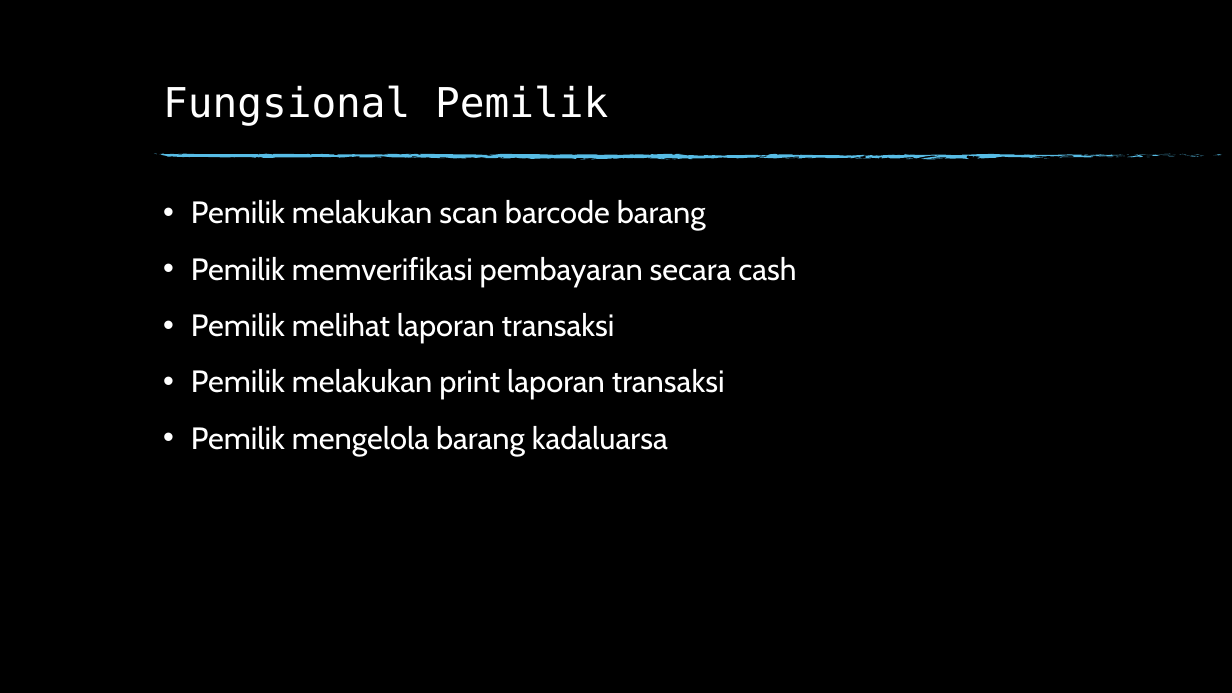
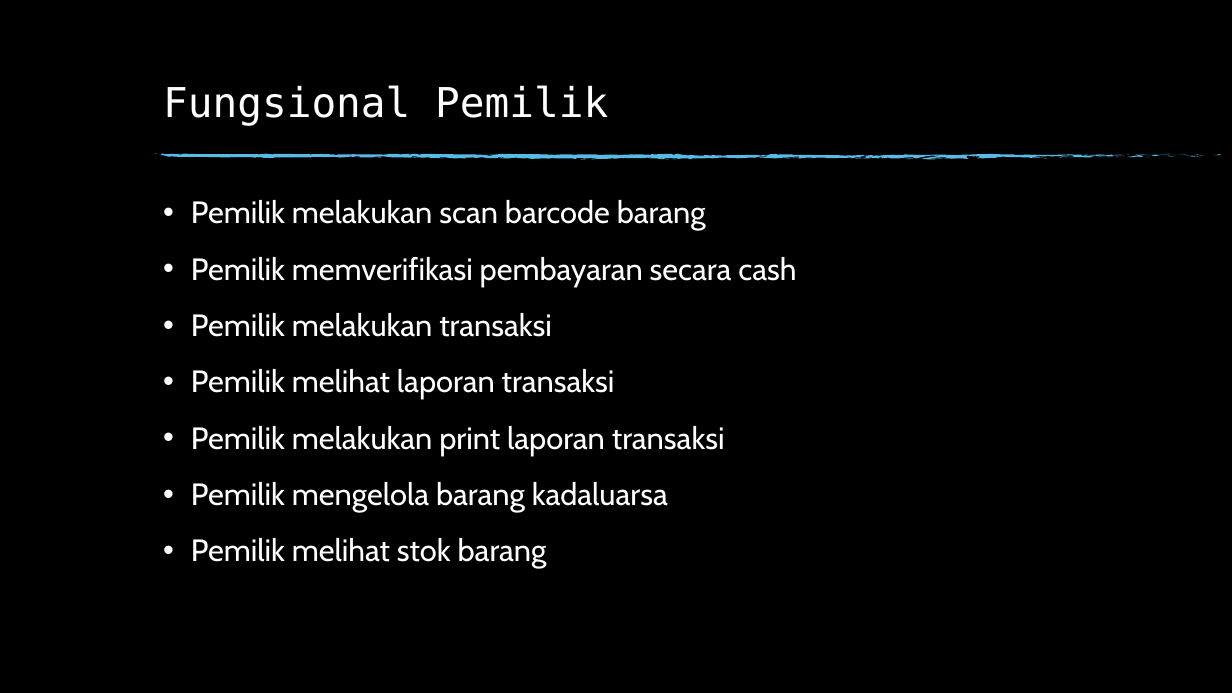
Before and after one commit to pradanapoet/e-kasir, a slide deck: slide 3 of Requirements/Requirement Spesification.pptx. Drawn at 1232x693 pixels with LibreOffice and Linux fonts; fonts in the diff are those of the drawing; background and template pictures are left out. Boxes give left, top, right and bottom in pixels: in the first picture for what was removed or moved away, otherwise in the second. Text is boxed around its words. In the diff, an @@ line names an element or a change of style, - is before the commit and + after.

```diff
--- a/Requirements/Requirement Spesification.pptx
+++ b/Requirements/Requirement Spesification.pptx
@@ text at (191, 313, 552, 337): paragraph added @@
+• Pemilik melakukan transaksi
@@ text at (191, 538, 547, 568): paragraph added @@
+• Pemilik melihat stok barang
```
Also in this commit, not shown: 2 other slides changed, 4 other files.
